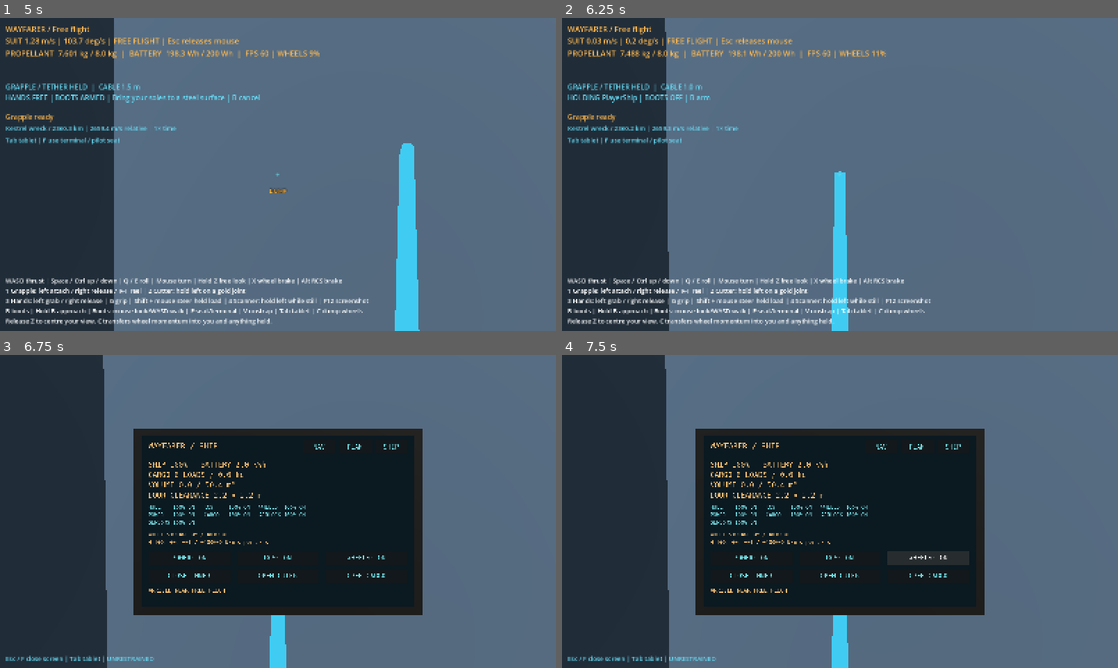
Above: before the commit, frames 1-4 (two rows, left to right).
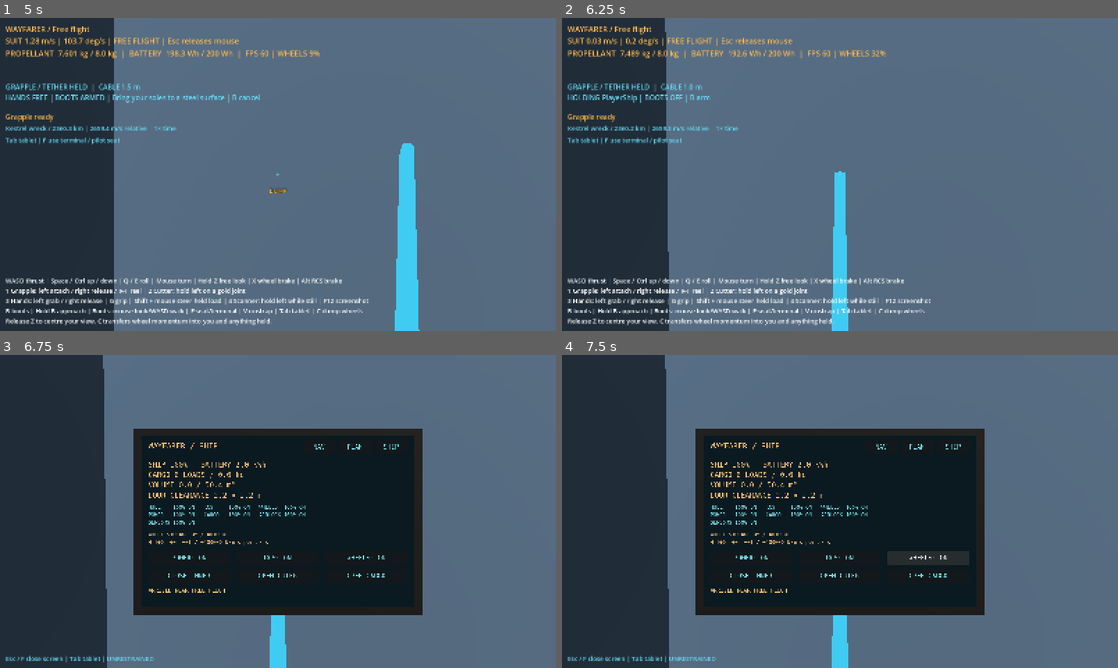
Above: after the commit, the same moments.

Repository: Conrad-N/Wayfarer
Game: Godot game, scene res://scenes/main.tscn
Two runs of this game, one before a commit and one after it. Both use one fixed random seed, a clock stepped at 60 frames per second and the inputs below.
Inputs (mouse positions are in pixels of both pictures, inside the frame that each line leads up to):
- Up to frame 1 (5 s): tap Enter at 0.5 s; move the mouse to (272, 180) at 0.52 s; hold Shift (steer_held, bound only before the commit) 0.53-1.28 s; hold W (move_forward) 0.53-2.78 s; click (272, 180) at 0.67 s; move the mouse to (316, 177) at 1.27 s; tap Z (freelook) at 1.35 s; click (316, 177) at 1.42 s; tap Shift (steer_held, bound only before the commit) at 1.55, 3.05, 3.8, 4.55 s; move the mouse to (233, 171) at 2.02 s; hold Shift (steer_held, bound only before the commit) 2.03-2.78 s; tap R (grapple_reel_in) at 2.1 s; click (233, 171) at 2.17 s; move the mouse to (283, 174) at 2.77 s; hold A (move_left) 2.78-3.53 s; tap T (grapple_reel_out) at 2.85 s; click (283, 174) at 2.92 s; move the mouse to (255, 168) at 3.52 s; hold F (interact) 3.53-4.28 s; hold W (move_forward) from 3.53 s (still down); click (255, 168) at 3.67 s; move the mouse to (305, 174) at 4.27 s; tap B (magnetic_boots) at 4.35 s; click (305, 174) at 4.42 s
- Up to frame 2 (6.25 s): move the mouse to (812, 174) at 5.02 s; hold G (physical_grip) 5.03-5.78 s; click (812, 174) at 5.17 s; tap Shift (steer_held, bound only before the commit) at 5.3, 5.85 s; tap Space (move_up) at 5.75 s; move the mouse to (851, 168) at 5.77 s; release W (move_forward) at 5.78 s; hold D (move_right) from 5.78 s (still down); click (851, 168) at 5.92 s
- Up to frame 3 (6.75 s): tap Enter at 6.5 s; move the mouse to (272, 517) at 6.52 s; release D (move_right) at 6.53 s; hold W (move_forward) from 6.53 s (still down); hold Tab (tablet) from 6.53 s (still down); click (272, 517) at 6.67 s
- Up to frame 4 (7.5 s): tap Shift (steer_held, bound only before the commit) at 6.8 s; release W (move_forward) at 7.25 s; release Tab (tablet) at 7.25 s; tap Space (move_up) at 7.25 s; drag from (1006, 558) to (812, 574) at 7.27 s

Frame 1 is identical in both runs. In frame 2, less than 0.1% of the frame differs, in the area x 13-58%, y 10-13%; in frame 3, less than 0.1%; in frame 4, less than 0.1%.

Commit message:
Steer a held load with plain mouse motion
Mouse look while hand-gripping always requests a turn of the whole held
body through the suit wheels; the Shift modifier is gone. Z free look
still steers nothing.

Diff:
--- a/godot/project.godot
+++ b/godot/project.godot
@@ -141,11 +141,6 @@
 "events": [Object(InputEventKey,"physical_keycode":66)]
 }
 
-steer_held={
-"deadzone": 0.2,
-"events": [Object(InputEventKey,"physical_keycode":4194325)]
-}
-
 wheel_brake={
 "deadzone": 0.2,
 "events": [Object(InputEventKey,"physical_keycode":88)]
--- a/godot/scripts/world/suit_contacts.gd
+++ b/godot/scripts/world/suit_contacts.gd
@@ -49,7 +49,6 @@
 
 
 func _physics_process(delta: float) -> void:
-	player.body_follow_enabled = not grip.is_attached() or Input.is_action_pressed("steer_held")
 	var active: bool = player.input_enabled and Input.mouse_mode == Input.MOUSE_MODE_CAPTURED
 	if not active:
 		set_boot_input(false)
--- a/godot/tests/test_physical_grip.gd
+++ b/godot/tests/test_physical_grip.gd
@@ -272,3 +272,30 @@
 
 func _vector(actual: Vector3, expected: Vector3, tolerance: float, message: String) -> void:
 	check(actual.distance_to(expected) <= tolerance, "%s expected %s got %s" % [message, expected, actual])
+
+
+## Normal mouse motion steers a held load through the suit wheels; no modifier key is needed.
+func test_mouse_steers_held_hull_without_a_modifier() -> void:
+	var main: Node3D = preload("res://scenes/main.tscn").instantiate() as Node3D
+	var player: Player = main.get_node("Player") as Player
+	player.input_enabled = false
+	(Engine.get_main_loop() as SceneTree).root.add_child(main)
+	await _frames(4)
+	var ship: PlayerShip = main.get_node("PlayerShip") as PlayerShip
+	var grip: PhysicalGrip = player.get_node("PhysicalGrip") as PhysicalGrip
+	ship.api.set_attitude_mode("manual")
+	ship.api.set_system_enabled("rcs", false)
+	player.global_transform = ship.global_transform * Transform3D(Basis.IDENTITY, Vector3(0.6, 0.0, 0.0))
+	await _frames(3)
+	check(grip.grab_body(ship, ship.to_global(Vector3(1.9, 0, 0))), "handhold catches the hull")
+	await _frames(3)
+	check(player.body_follow_enabled, "holding on leaves mouse steering enabled")
+	player.queue_mouse_look(Vector2(-0.5 / player.mouse_sensitivity, 0.0))
+	await _frames(30)
+	check(grip.is_attached(), "steering against the hull keeps the grip")
+	check(player.attitude.momentum_body.length() > 1.0, "wheels spin up against the held mass")
+	var hull_momentum: Vector3 = ship.get_inverse_inertia_tensor().inverse() * ship.angular_velocity
+	check(ship.angular_velocity.y > 1e-6, "the whole held load turns, not just the suit")
+	check_near(hull_momentum.y, -player.attitude.momentum_body.y, 0.1 * player.attitude.momentum_body.length(), "hull takes the wheels' reaction momentum")
+	_vector(player.angular_velocity, ship.angular_velocity, 0.001, "suit and hull turn together")
+	main.free()
Not shown, changed: docs/04-salvage-and-ships.md
Not shown, changed: docs/07-interfaces.md
